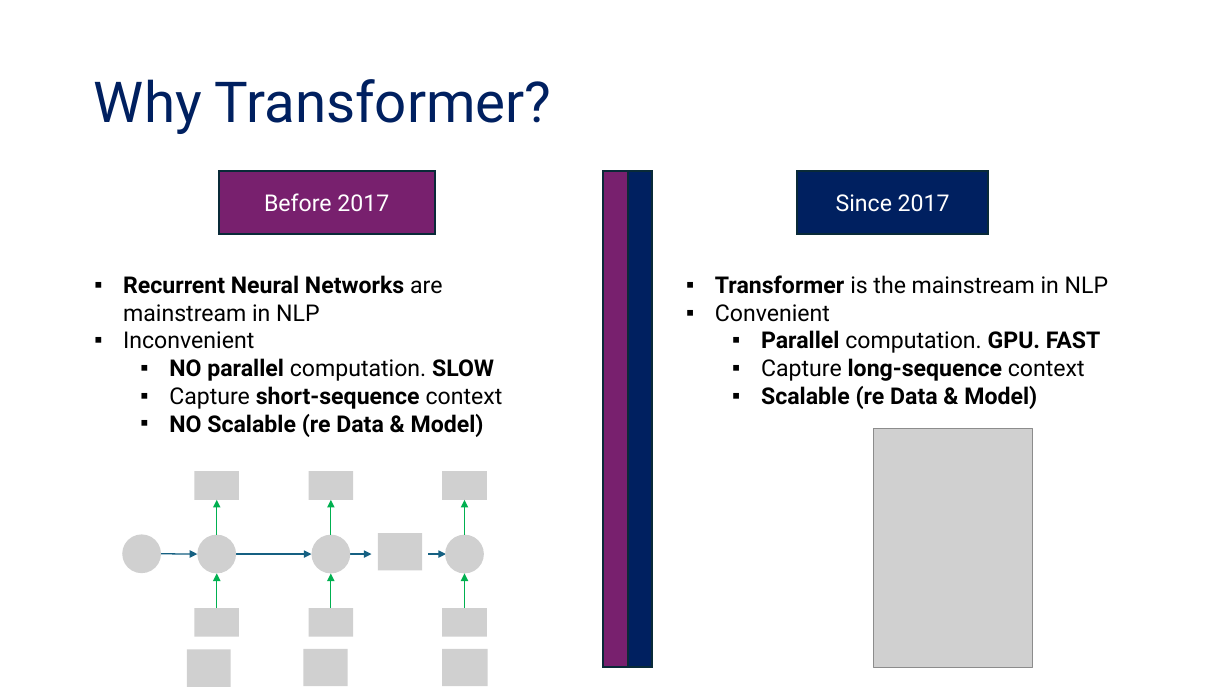
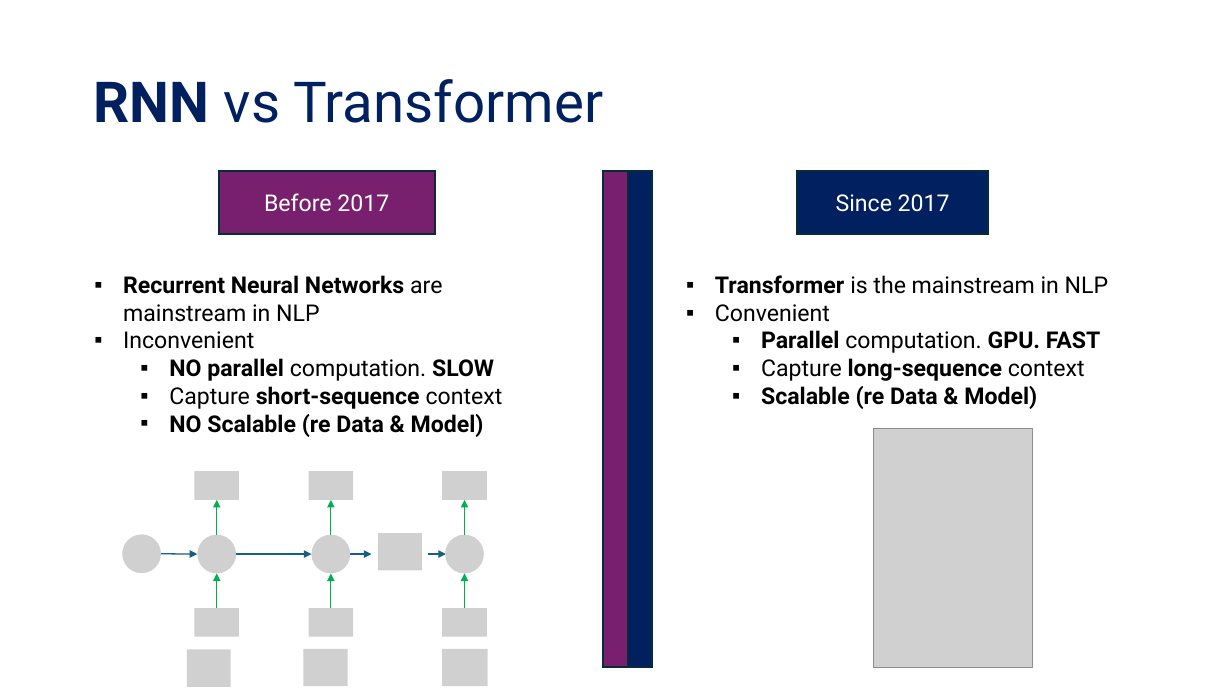
Before and after one commit to tanquangduong/transformer-pt, a slide deck: slide 2 of presentation/Introduction to Transformer.pptx. Drawn at 1232x693 pixels with LibreOffice and Linux fonts; fonts in the diff are those of the drawing; grey boxes stand for pictures. Boxes give left, top, right and bottom in pixels: in the first picture for what was removed or moved away, otherwise in the second. Text is boxed around its words. In the diff, an @@ line names an element or a change of style, - is before the commit and + after.

```diff
--- a/presentation/Introduction to Transformer.pptx
+++ b/presentation/Introduction to Transformer.pptx
@@ title at bbox=[94, 79, 603, 123]: text changed @@
-Why Transformer?
+RNN vs Transformer
```
Also in this commit, not shown: 1 other slide changed, 1 slide added.
